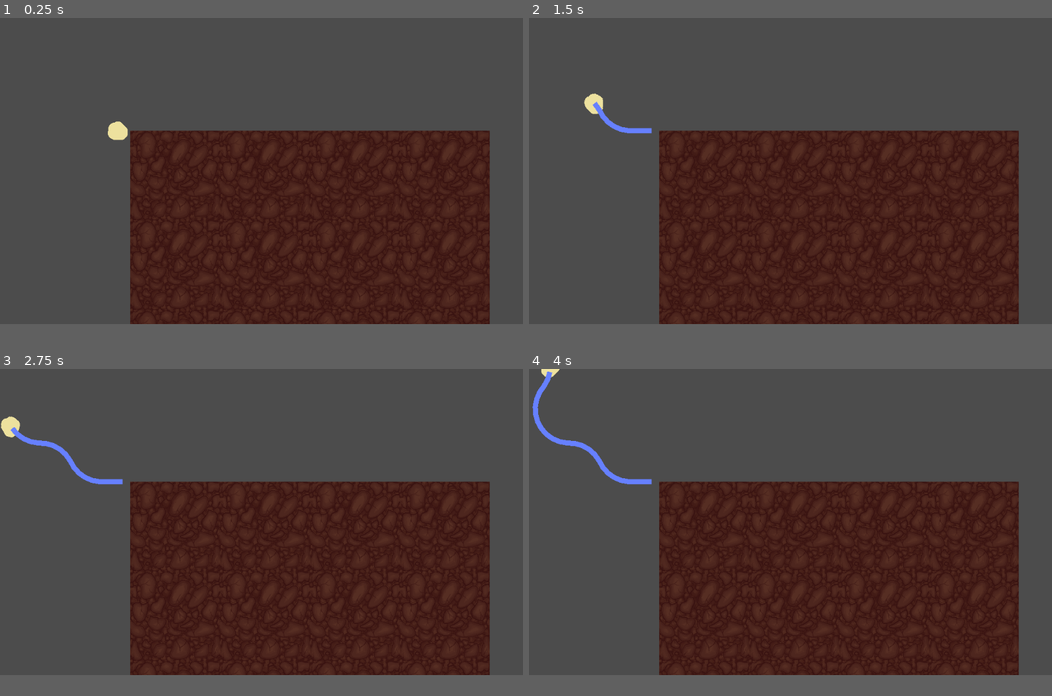
Above: before the commit, frames 1-4 (two rows, left to right).
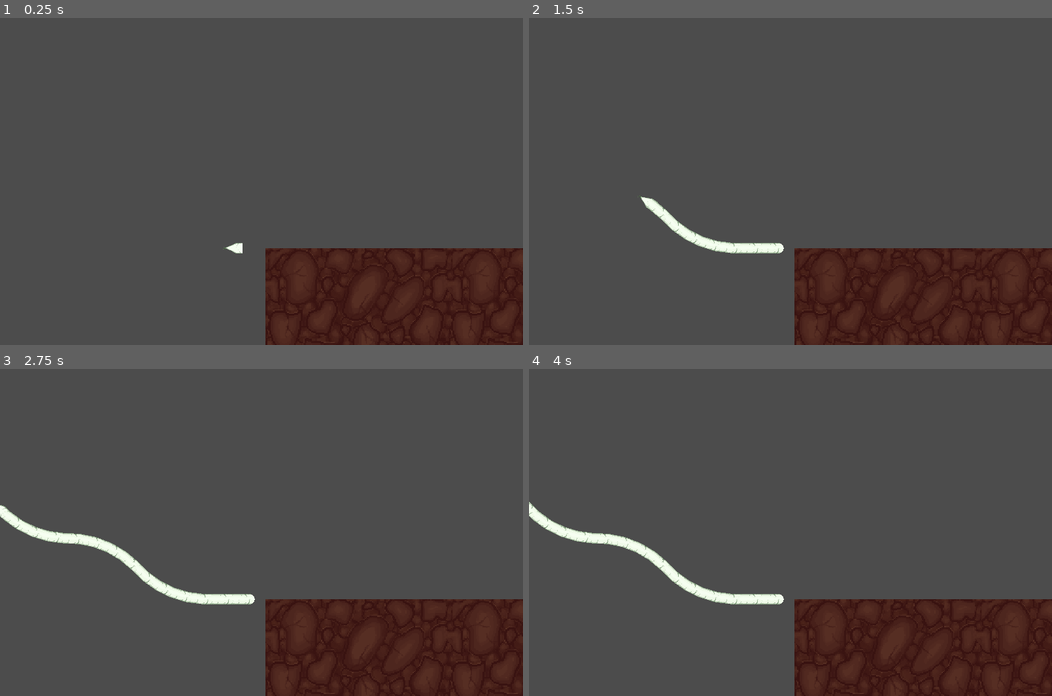
Above: after the commit, the same moments.

Repository: 0xOnyx/GGJ
Game: Godot game, scene res://scenes/main.tscn
The game is run twice, just before and just after one commit, with the same random seed, the same clock (stepped at 60 frames per second) and the same inputs.
Inputs:
- Up to frame 1 (0.25 s): no input
- Up to frame 2 (1.5 s): hold D (right) 0.53-1.28 s; hold A (left) from 1.28 s (still down)
- Up to frame 3 (2.75 s): release A (left) at 2.03 s; hold D (right) from 2.03 s (still down)
- Up to frame 4 (4 s): release D (right) at 3.53 s; hold A (left) from 3.53 s (still down)
In our replay, the window is 800x468 before the commit and 800x500 after it. These sizes can differ from the game's own. Grey fills any space a smaller window leaves; there, only what the larger window draws over its background counts as a difference.

The runs differ from the first frame. In frame 1, 36% of the frame differs, in the area x 20-100%, y 31-100%; in frame 2, 36%; in frame 3, 37%; in frame 4, 37%, in the area x 0-100%, y 0-100%.

Commit message:
root textured

Diff:
--- a/project.godot
+++ b/project.godot
@@ -13,6 +13,14 @@
 config/name="Root"
 run/main_scene="res://scenes/main.tscn"
 config/icon="res://icon.png"
+
+[display]
+
+window/size/width=800
+window/size/height=500
+window/stretch/mode="2d"
+window/stretch/aspect="keep_height"
+window/stretch/shrink=1.59
 
 [gui]
 
--- a/scenes/root.tscn
+++ b/scenes/root.tscn
@@ -1,16 +1,19 @@
-[gd_scene load_steps=4 format=2]
+[gd_scene load_steps=5 format=2]
 
 [ext_resource path="res://scripts/root.gd" type="Script" id=1]
-[ext_resource path="res://assets/test.png" type="Texture" id=2]
+[ext_resource path="res://assets/root_tip_final.png" type="Texture" id=2]
+[ext_resource path="res://assets/root_final.png" type="Texture" id=3]
 
 [sub_resource type="CircleShape2D" id=1]
-radius = 18.0278
+radius = 7.07107
 
 [node name="Root" type="KinematicBody2D"]
 script = ExtResource( 1 )
 
 [node name="RootHead" type="Sprite" parent="."]
-position = Vector2( 1, 3 )
+position = Vector2( -7, 0 )
+rotation = 1.5708
+scale = Vector2( 0.32, 0.32 )
 texture = ExtResource( 2 )
 
 [node name="N" type="Node" parent="."]
@@ -20,6 +23,11 @@
 autostart = true
 
 [node name="Path" type="Line2D" parent="N"]
+default_color = Color( 1, 1, 1, 1 )
+texture = ExtResource( 3 )
+texture_mode = 1
+begin_cap_mode = 2
+end_cap_mode = 2
 
 [node name="Collider" type="CollisionShape2D" parent="."]
 shape = SubResource( 1 )
--- a/scripts/root.gd
+++ b/scripts/root.gd
@@ -1,7 +1,7 @@
 extends KinematicBody2D
 
 export (int) var speed = 100
-export (float) var rotation_speed = 1.5
+export (float) var rotation_speed = 1.1
 
 var velocity = Vector2()
 var rotation_dir = 0
@@ -14,22 +14,6 @@
 		rotation_dir += 1
 	if Input.is_action_pressed("left"):
 		rotation_dir -= 1
-#	if Input.is_action_pressed("down"):
-#		velocity = Vector2(-speed, 0).rotated(rotation)
-#	if Input.is_action_pressed("up"):
-#		velocity = Vector2(speed, 0).rotated(rotation)
-
-#	#trail
-#	if $g/trail_timer.time_left == 0:
-#		#print("appended", position)
-#		$g/trail.add_point(position)
-#		$g/trail_timer.start()
-#		$g/trail.set_draw_behind_parent(true)
-#	while $g/trail.points.size() > 20:
-#		#print("removal")
-#		$g/trail.remove_point(0)
-#		$g/trail.set_draw_behind_parent(true)
-#	$g/trail.set_point_position($g/trail.get_point_count()-1, position)
 
 
 func _physics_process(delta):
@@ -37,10 +21,9 @@
 	velocity = Vector2(-speed, 0).rotated(rotation)
 	rotation += rotation_dir * rotation_speed * delta
 	velocity = move_and_slide(velocity)
-#	$Path.set_point_position(($Path.get_point_count()-1), position)
-
 
 func _on_PathPointTimer_timeout():
 #	print("appended", position)
 	$N/Path.add_point(position)
+	$N/Path.set_draw_behind_parent(true)
 	$N/PathPointTimer.start()
Binary file added: assets/root_final.png
Not shown, added: assets/root_final.png.import
Binary file added: assets/root_tip_final.png
Not shown, added: assets/root_tip_final.png.import
